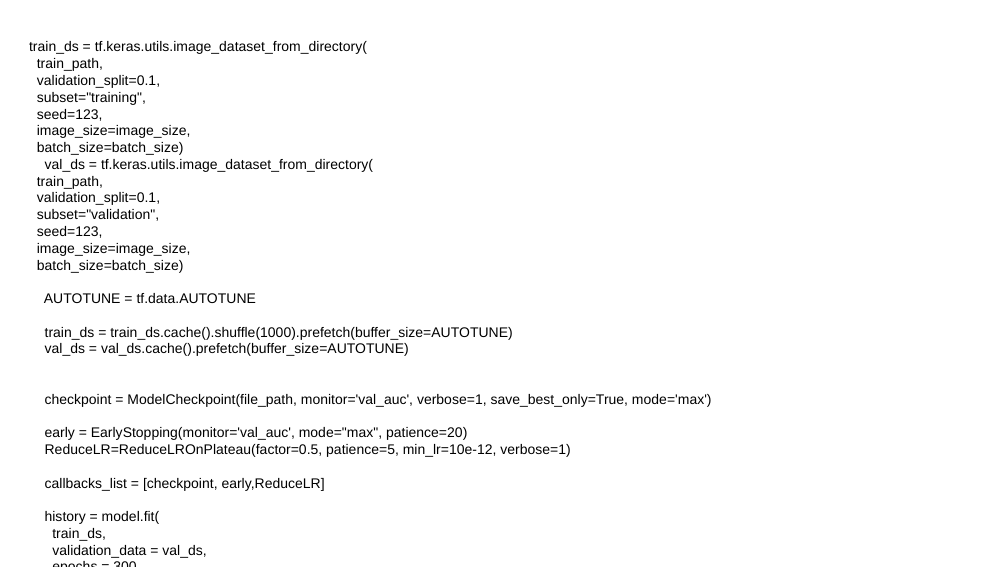
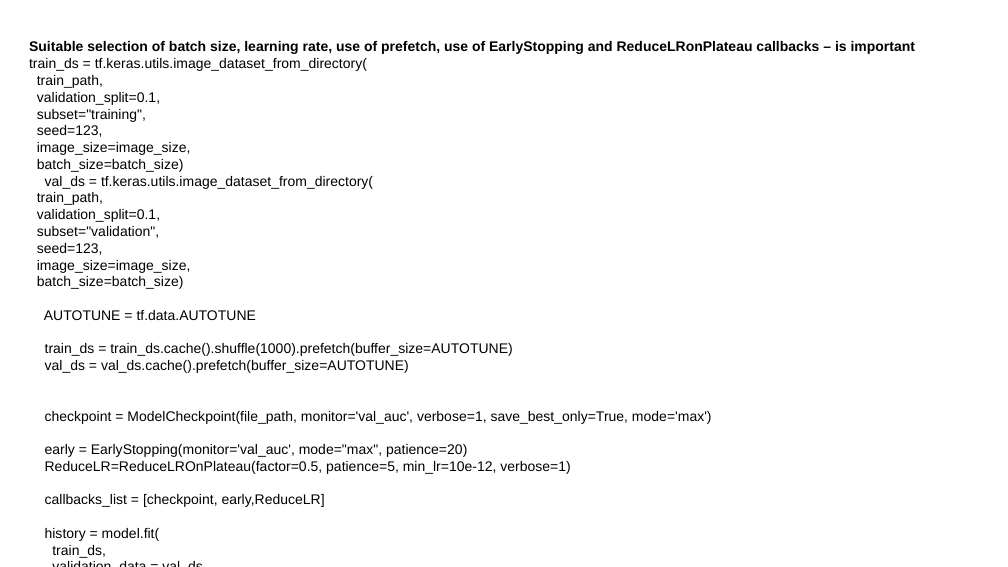
Before and after one commit to anirbankonar123/ComputerVisionBlog, a slide deck: slide 6 of ComputerVision-Blog.odp. Drawn at 1008x567 pixels with LibreOffice and Linux fonts; fonts in the diff are those of the drawing. Boxes give left, top, right and bottom in pixels: in the first picture for what was removed or moved away, otherwise in the second. Text is boxed around its words. In the diff, an @@ line names an element or a change of style, - is before the commit and + after.

```diff
--- a/ComputerVision-Blog.odp
+++ b/ComputerVision-Blog.odp
@@ text at (29, 41, 915, 54): paragraph added @@
+Suitable selection of batch size, learning rate, use of prefetch, use of EarlyStopping and ReduceLRonPlateau callbacks – is important
```
Also in this commit, not shown: 6 other slides changed, 1 slide added.
